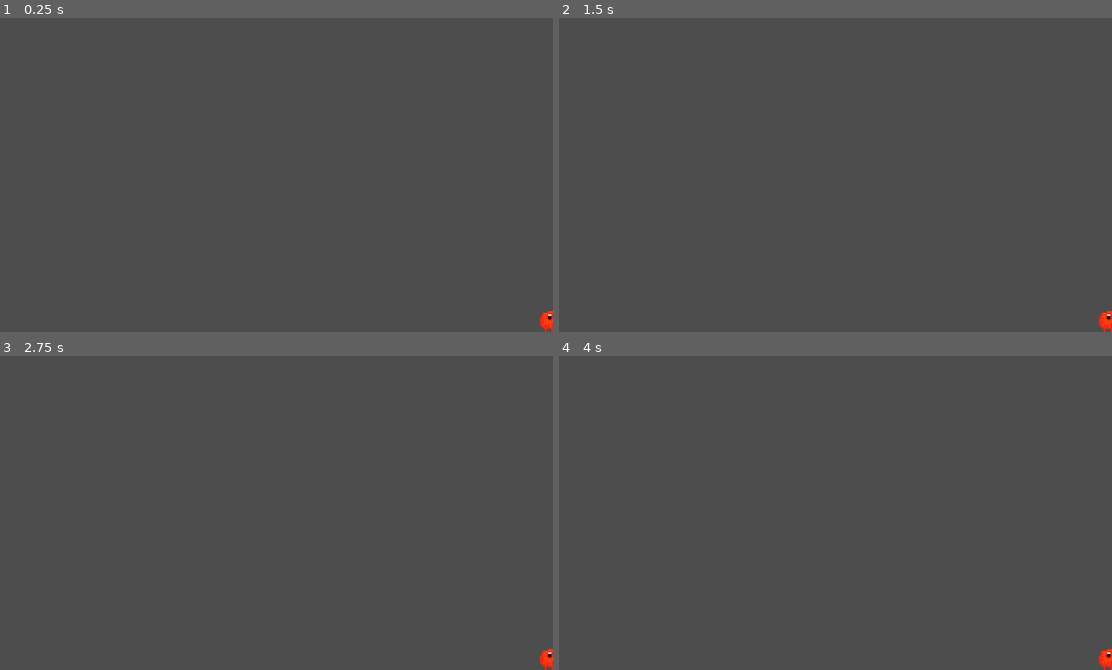
Above: before the commit, frames 1-4 (two rows, left to right).
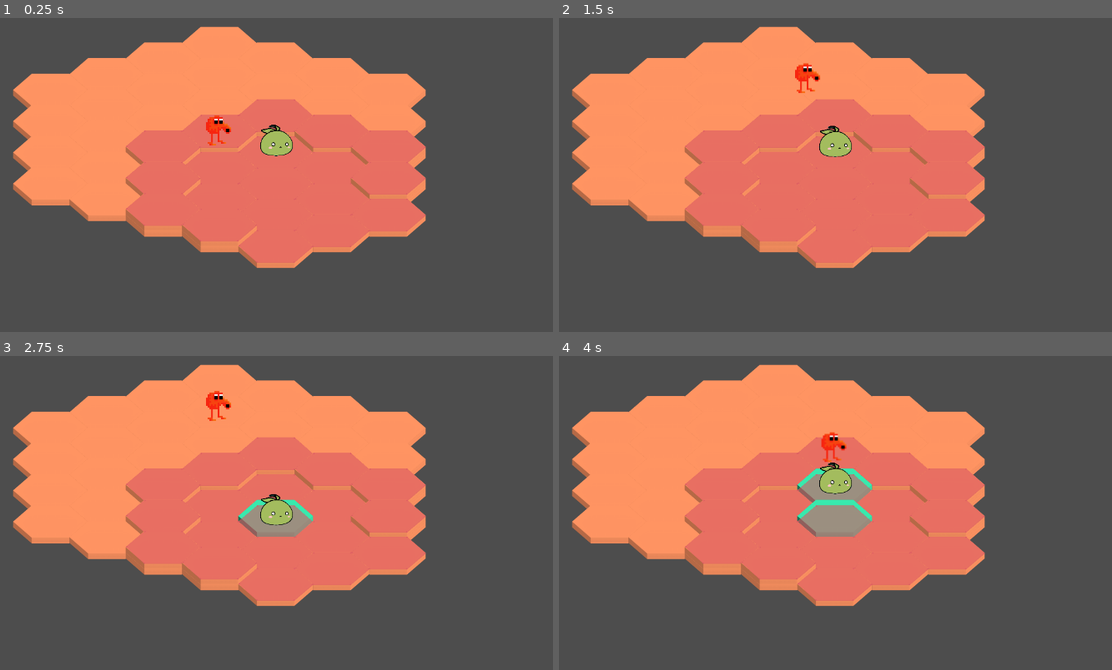
Above: after the commit, the same moments.

Repository: JayAiJoe/SlimeScaper
Game: Godot game, scene res://Scenes/main_menu.tscn
Same seed, same stepped clock (60 frames per second), same inputs: the game is played once before the commit and once after it.
Inputs:
- Up to frame 1 (0.25 s): no input
- Up to frame 2 (1.5 s): tap Enter at 0.5 s; hold Right (ui_right) 0.53-1.28 s; tap W (move_N) at 0.6 s; tap Space at 1.25 s; hold Down (ui_down) from 1.28 s (still down); tap E (move_NE) at 1.35 s
- Up to frame 3 (2.75 s): release Down (ui_down) at 2.03 s; hold Right (ui_right) from 2.03 s (still down); tap Q (move_NW) at 2.1 s
- Up to frame 4 (4 s): tap Enter at 2.75 s; release Right (ui_right) at 2.78 s; hold Up (ui_up) 2.78-3.53 s; tap S (move_S) at 2.85 s; hold Left (ui_left) from 3.53 s (still down); tap D (move_SE) at 3.6 s

The runs differ from the first frame. In frame 1, 43% of the frame differs, in the area x 2-100%, y 2-100%; in frame 2, 43%; in frame 3, 43%; in frame 4, 43%.
Error before the commit: Parse Error: Function "get_coords_in_radius()" not found in base self. (res://Scenes/Map2d.gd:34)

Commit message:
negligible fixes

Diff:
--- a/Scenes/Map2d.gd
+++ b/Scenes/Map2d.gd
@@ -31,7 +31,7 @@
 
 
 func generate_main_menu():
-	var coords = get_coords_in_radius(Vector2(0,0),10, true)
+	var coords = Utils.get_coords_in_radius(Vector2(0,0),10, true)
 	for coord in coords:
 		add_new_tile(coord)
 
@@ -74,13 +74,10 @@
 		$Camera.set_zoom(map_scale*Vector2(1,1))
 		$Camera.set_position(Vector2((bot_right.x + top_left.x)/2,(bot_right.y + top_left.y)/2))
 
-
-
 func highlight_tiles(tiles:Array) -> void:
 	for coord in tiles:
 		if coord in grid:
 			grid[coord].will_highlight(true)
-
 
 func change_top_level(coordinates : Vector2, slime_type : int) -> void:
 	var top_level : Level = grid[coordinates].get_top_level()
--- a/Scenes/level.gd
+++ b/Scenes/level.gd
@@ -19,8 +19,6 @@
 	sprite.set_texture(load("res://Assets/sample_tiles/" + str(type) + ".png"))
 	tween.tween_property(sprite, "scale", Vector2.ONE * STANDARD_SCALE, SCALE_TIME)
 
-
-
 func set_y_offset(offset : float) -> void:
 	if not sprite:
 		sprite = $Sprite2D
--- a/Scenes/main_menu.tscn
+++ b/Scenes/main_menu.tscn
@@ -5,4 +5,4 @@
 [node name="MainMenu" type="Node2D"]
 
 [node name="Grid" parent="." instance=ExtResource("1_vxpwt")]
-level = "main menu"
+level = null
--- a/Scenes/tile_2d.gd
+++ b/Scenes/tile_2d.gd
@@ -38,7 +38,6 @@
 		highlight.set_position(get_top_pos()-get_position())
 	highlight.set_visible(yes)
 
-
 func get_top_level() -> Level:
 	return levels[-1]
 
Not shown: 1 places in Scenes/level.tscn that only renumber resources
Not shown: 1 places in Scenes/map2d.tscn that only renumber resources
